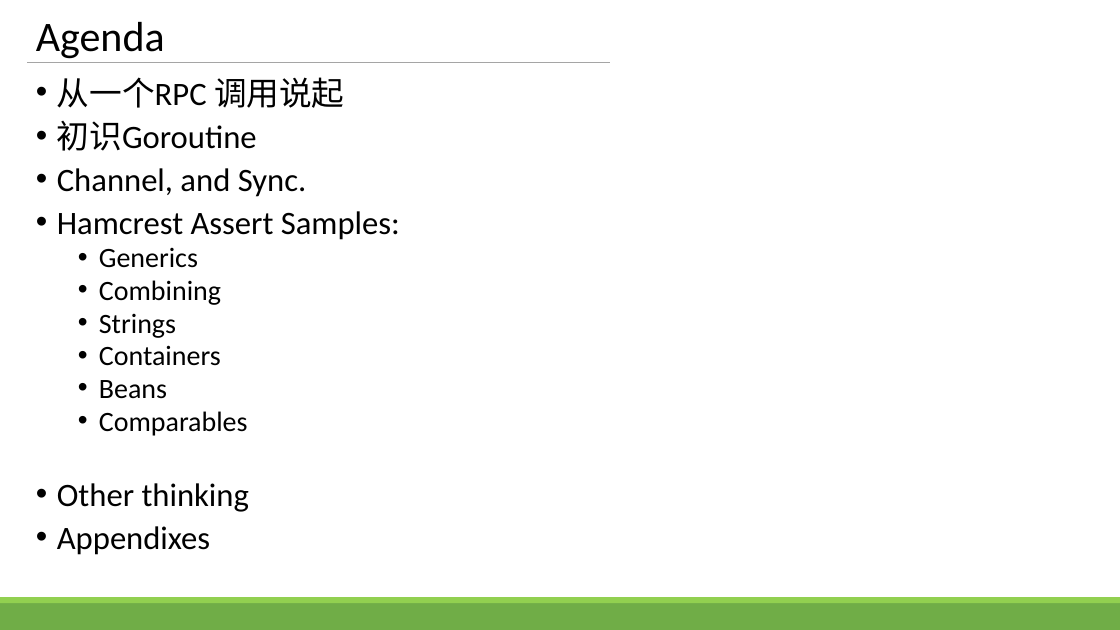
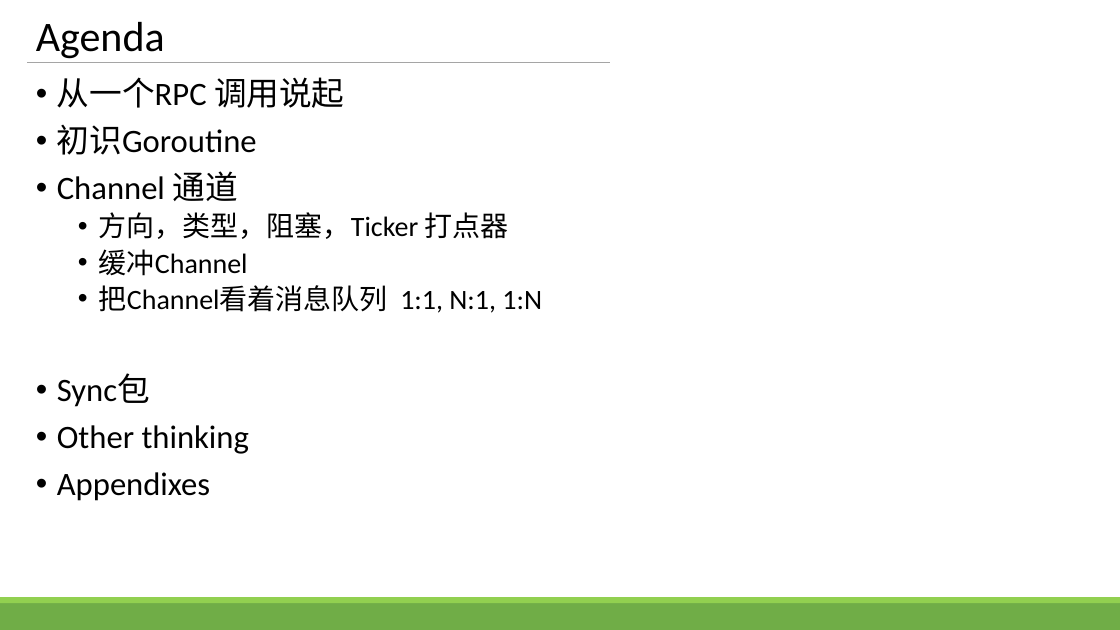
Before and after one commit to zhengbr2/sharing, a slide deck: slide 2 of GolangConcurency.pptx. Drawn at 1120x630 pixels with LibreOffice and Linux fonts; fonts in the diff are those of the drawing. Boxes give left, top, right and bottom in pixels: in the first picture for what was removed or moved away, otherwise in the second. Text is boxed around its words. In the diff, an @@ line names an element or a change of style, - is before the commit and + after.

```diff
--- a/GolangConcurency.pptx
+++ b/GolangConcurency.pptx
@@ text at (x1=57, y1=77, x2=345, y2=501): line spacing 0.8 to 0.9 @@
@@ text at (x1=57, y1=171, x2=542, y2=407): text changed @@
-• Channel, and Sync.
-• Hamcrest Assert Samples:
-  • Generics
-  • Combining
-  • Strings
-  • Containers
-  • Beans
-  • Comparables
+• Channel 通道
+  • 方向，类型，阻塞，Ticker 打点器
+  • 缓冲Channel
+  • 把Channel看着消息队列 1:1, N:1, 1:N
+• Sync包
```
Also in this commit, not shown: 5 other slides changed.
